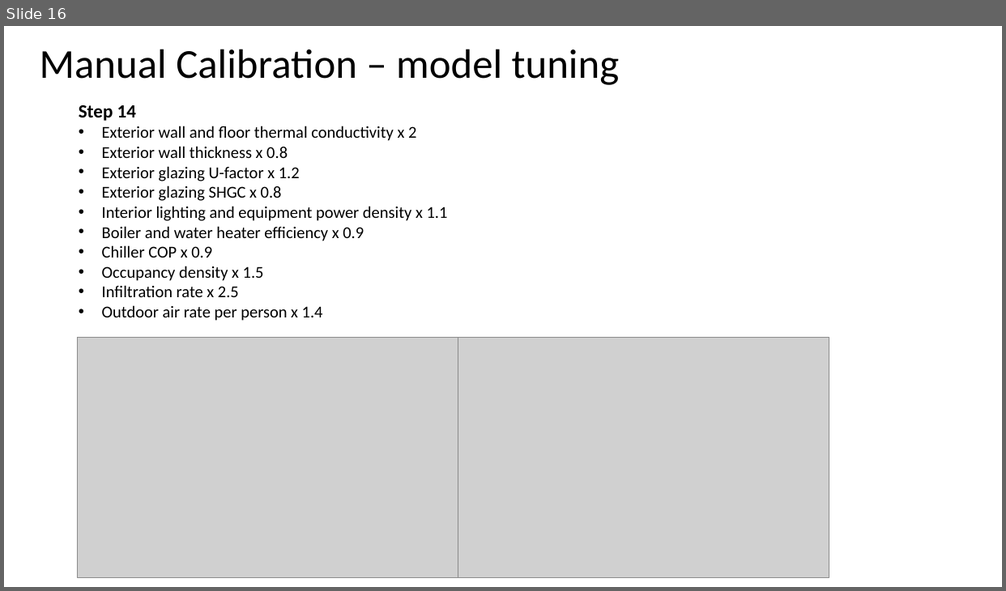
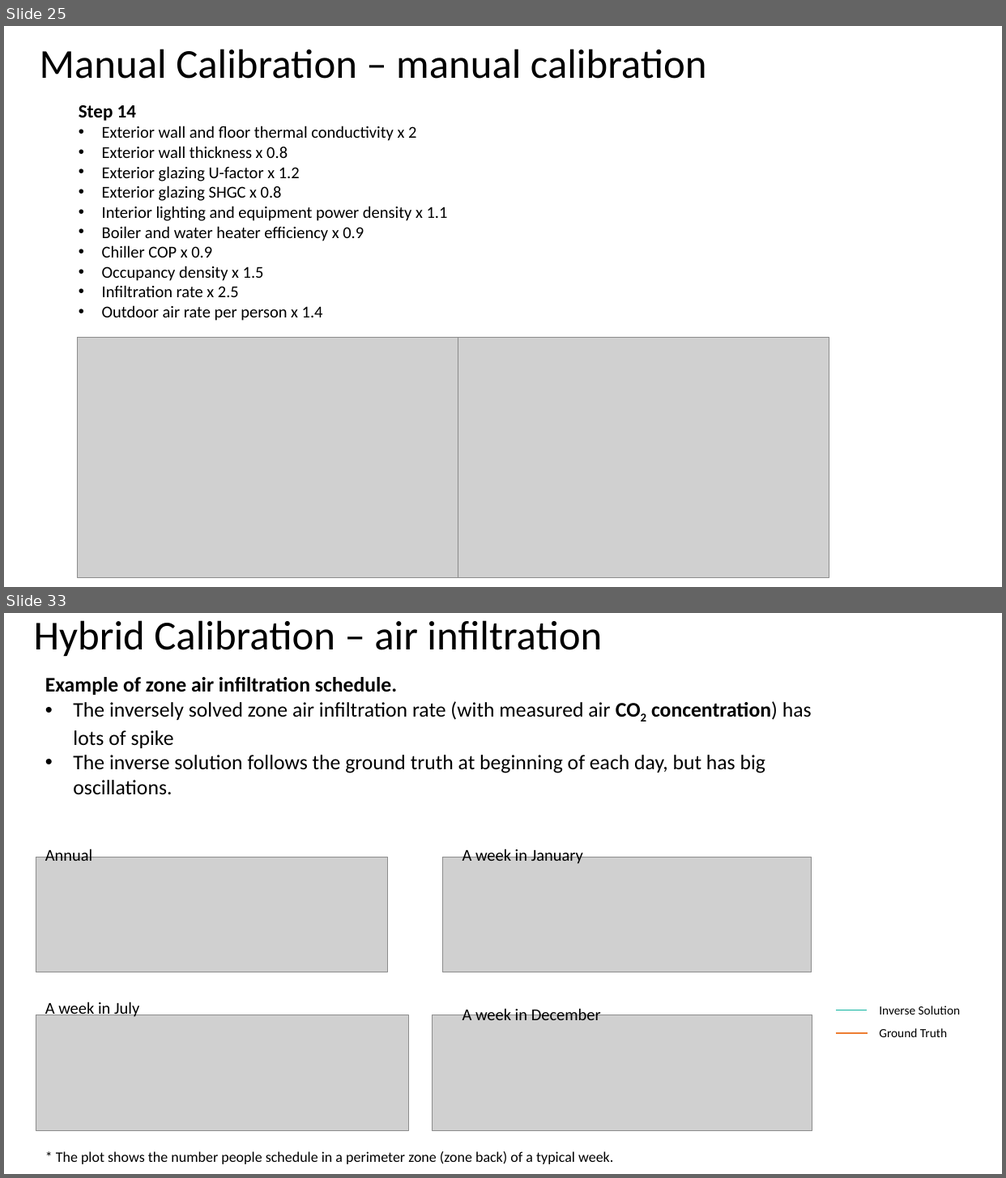
Before and after one commit to tsbyq/SDI, a slide deck: Model_Calibration_2.1/2~Hybrid_Calibration/Model Calibration_HM.pptx. Shown one above the other, each under a label of ours: slide 16 before the commit, slides 25 and 33 after it; the slides between them are not shown. The pictures are 1006x591 and 1006x1178 pixels, drawn with LibreOffice and Linux fonts; fonts in the diff are those of the drawing; grey boxes stand for pictures. Boxes give left, top, right and bottom in pixels: in the first picture for what was removed or moved away, otherwise in the second. Text is boxed around its words. In the diff, an @@ line names an element or a change of style, - is before the commit and + after.

```diff
--- a/Model_Calibration_2.1/2~Hybrid_Calibration/Model Calibration_HM.pptx
+++ b/Model_Calibration_2.1/2~Hybrid_Calibration/Model Calibration_HM.pptx
@@ slide 33 added at (4, 613, 1002, 1174), background #FFFFFF @@
@@ title added at (34, 620, 602, 657), 39.6 pt, text #000000 @@
+Hybrid Calibration – air infiltration
@@ text added at (45, 677, 812, 795), 20 pt, text #000000 @@
+Example of zone air infiltration schedule.
+• The inversely solved zone air infiltration rate (with measured air CO2 concentration) has lots of spike
+• The inverse solution follows the ground truth at beginning of each day, but has big oscillations.
@@ text added at (45, 847, 93, 861), 16 pt, text #000000 @@
+Annual
@@ text added at (462, 847, 583, 864), 16 pt, text #000000 @@
+A week in January
@@ picture added at (36, 857, 387, 973) @@
@@ picture added at (443, 857, 812, 973) @@
@@ picture added at (36, 1015, 408, 1131) @@
@@ text added at (45, 1002, 139, 1017), 16 pt, text #000000 @@
+A week in July
@@ picture added at (432, 1015, 812, 1131) @@
@@ text added at (462, 1007, 601, 1020), 16 pt, text #000000 @@
+A week in December
@@ group added at (836, 1006, 961, 1037): 2 texts, 2 lines @@
+Inverse Solution
+Ground Truth
@@ text added at (56, 1152, 613, 1165), 14 pt, text #000000 @@
+* The plot shows the number people schedule in a perimeter zone (zone back) of a typical week.
@@ what was slide 16 is now slide 25 @@
@@ slide 25 changed as well @@
@@ title at (40, 49, 707, 79): text changed @@
-Manual Calibration – model tuning
+Manual Calibration – manual calibration
```
Also in this commit, not shown: 15 other slides changed, 19 other slides added, 7 slides removed, 45 other files.
